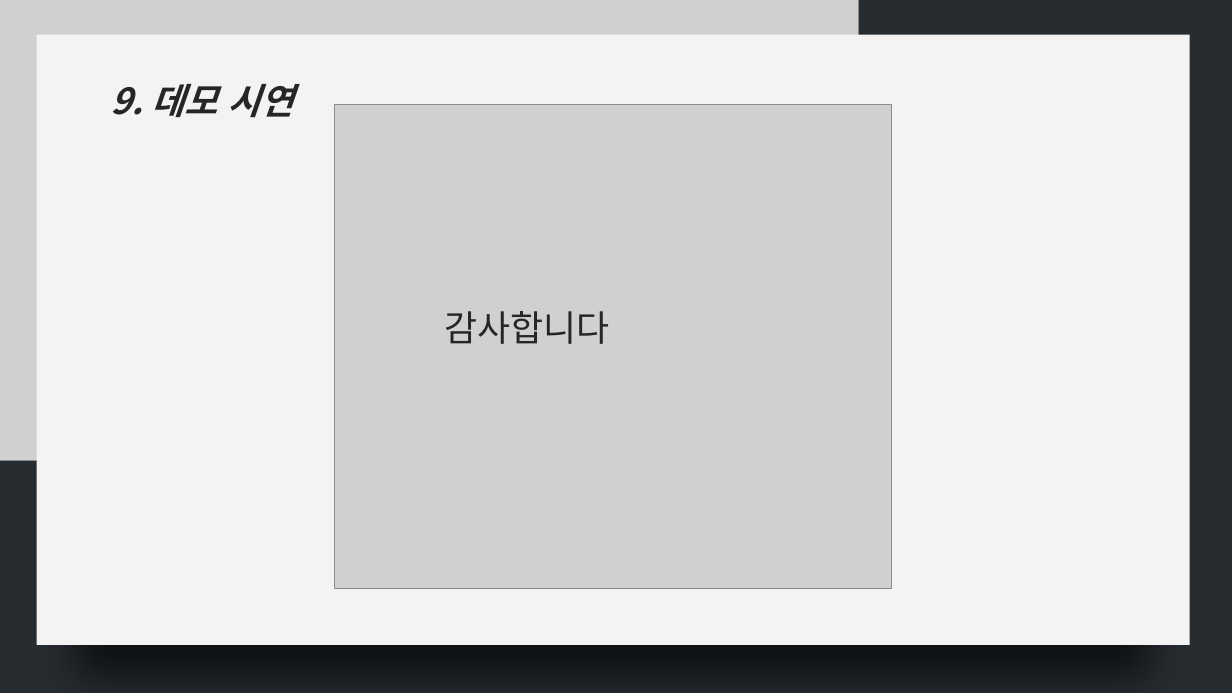
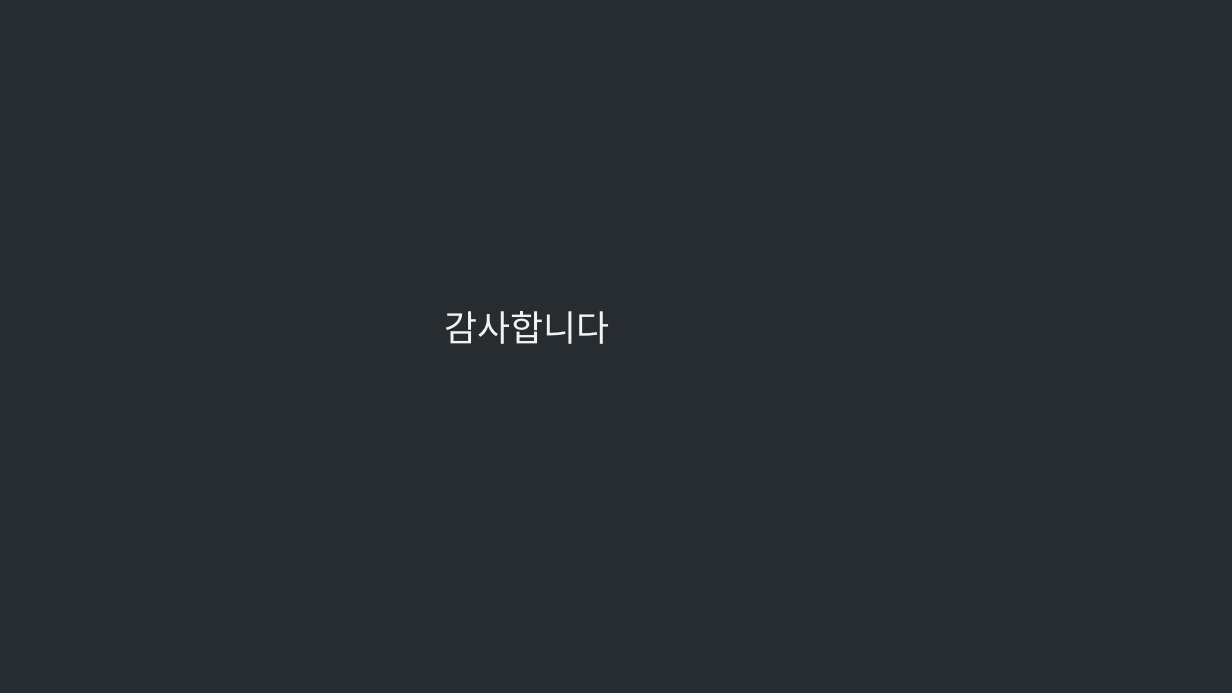
Before and after one commit to wooloves39/Final_Mission_, a slide deck: slide 13 of Final_Mission/기획서/New 기획/자각마녀 중간발표 ppt.potx (slide 11 before the commit). Drawn at 1232x693 pixels with LibreOffice and Linux fonts; fonts in the diff are those of the drawing; grey boxes stand for pictures; background and template pictures are left out. Boxes give left, top, right and bottom in pixels: in the first picture for what was removed or moved away, otherwise in the second. Text is boxed around its words. In the diff, an @@ line names an element or a change of style, - is before the commit and + after.

```diff
--- a/Final_Mission/기획서/New 기획/자각마녀 중간발표 ppt.potx
+++ b/Final_Mission/기획서/New 기획/자각마녀 중간발표 ppt.potx
@@ picture removed at bbox=[0, 0, 859, 460] @@
@@ rectangle removed at bbox=[37, 35, 1190, 645] @@
@@ text removed at bbox=[110, 84, 293, 118] @@
-9. 데모 시연
@@ picture removed at bbox=[335, 104, 892, 589] @@
@@ text "감사합니다" at bbox=[445, 311, 610, 344]: text colour #262626 to #F2F2F2 @@
```
Also in this commit, not shown: 6 other slides changed, 2 slides added, 1 slide removed.
